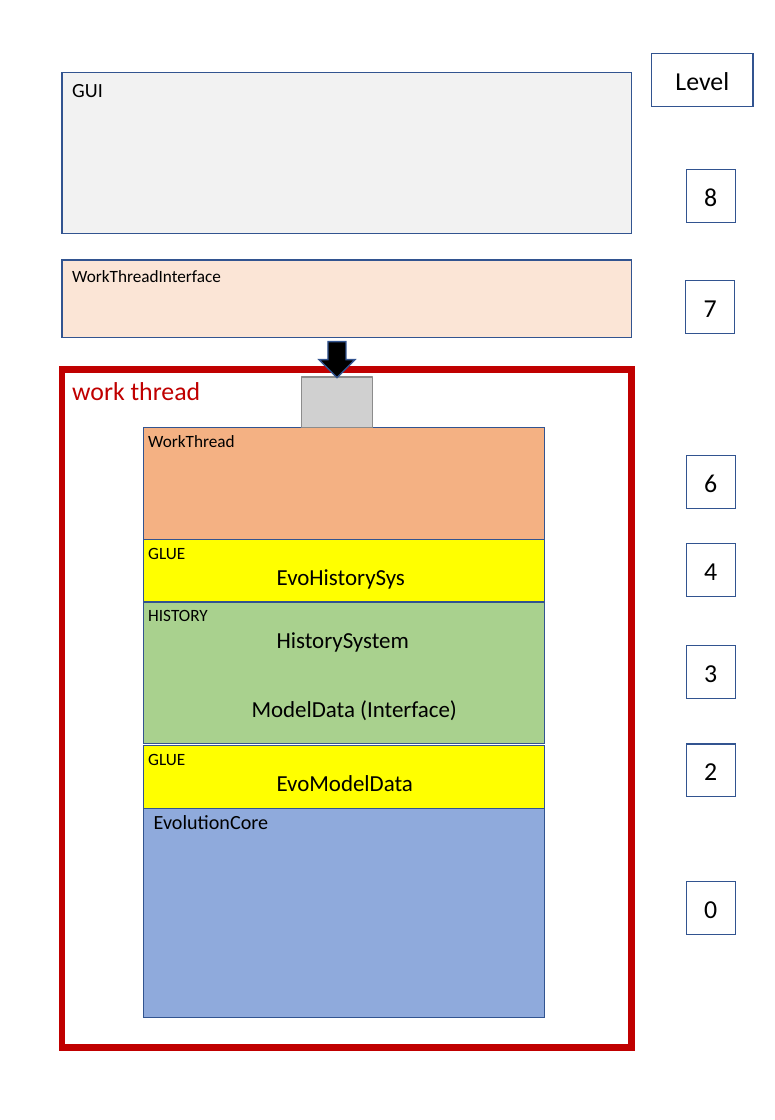
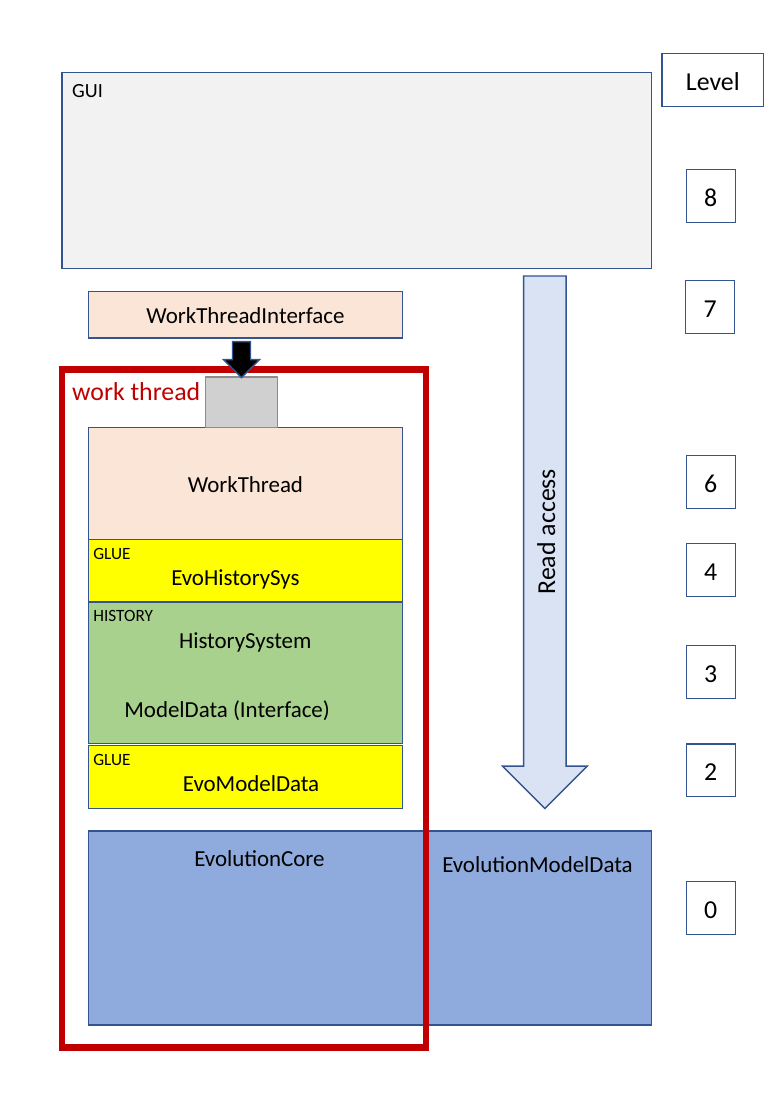
Before and after one commit to pk1954/solutions, a slide deck: slide 1 of Evolution_Architecture.pptx. Drawn at 775x1120 pixels with LibreOffice and Linux fonts; fonts in the diff are those of the drawing; grey boxes stand for pictures. Boxes give left, top, right and bottom in pixels: in the first picture for what was removed or moved away, otherwise in the second. Text is boxed around its words. In the diff, an @@ line names an element or a change of style, - is before the commit and + after.

```diff
--- a/Evolution_Architecture.pptx
+++ b/Evolution_Architecture.pptx
@@ rectangle "Level": place and size @@
-rectangle "Level" at (652,53,753,105)
+rectangle "Level" at (662,54,764,106)
@@ rectangle "GUI": place and size @@
-rectangle "GUI" at (62,72,631,234)
+rectangle "GUI" at (62,72,651,269)
@@ rectangle "WorkThreadInterface": place and size @@
-rectangle "WorkThreadInterface" at (62,260,631,338)
+rectangle "WorkThreadInterface" at (89,291,403,338)
@@ rectangle "WorkThreadInterface" at (89,291,403,338): size 12 to 16 pt; alignment left to centre; vertical alignment top to middle @@
@@ down arrow added at (502,276,587,808), fill #DAE3F3, outline #325491 1 pt, 18 pt, text #000000 @@
+Read access
@@ down arrow: place and size @@
-down arrow at (319,341,355,377)
+down arrow at (223,341,259,377)
@@ rectangle "work thread": place and size @@
-rectangle "work thread" at (62,370,631,1048)
+rectangle "work thread" at (62,370,426,1048)
@@ picture: place and size @@
-picture at (302,377,373,428)
+picture at (206,377,277,428)
@@ rectangle "WorkThread": place and size @@
-rectangle "WorkThread" at (144,428,545,539)
+rectangle "WorkThread" at (89,428,403,539)
@@ rectangle "WorkThread" at (89,428,403,539): size 12 to 16 pt; alignment left to centre; vertical alignment top to middle; fill #F4B183 to #FBE5D6 @@
@@ rectangle "GLUE": place and size @@
-rectangle "GLUE" at (144,539,545,602)
+rectangle "GLUE" at (89,539,403,602)
@@ rectangle "HISTORY": place and size @@
-rectangle "HISTORY" at (144,602,545,744)
+rectangle "HISTORY" at (89,602,403,744)
@@ rectangle "GLUE": place and size @@
-rectangle "GLUE" at (144,745,545,808)
+rectangle "GLUE" at (89,745,403,808)
@@ rectangle added at (89,831,652,1025), fill #8FAADC, outline #325491 1 pt @@
@@ text "EvolutionCore": place and size @@
-text "EvolutionCore" at (144,804,545,1018)
+text "EvolutionCore" at (194,850,324,866)
@@ text "EvolutionCore" at (194,850,324,866): size 14 to 16 pt; alignment left to centre; vertical alignment top to middle; fill #8FAADC to none; outline #325491 1 pt to none @@
@@ text added at (442,856,632,872), 16 pt, text #000000 @@
+EvolutionModelData
```
Also in this commit, not shown: 33 other files.
